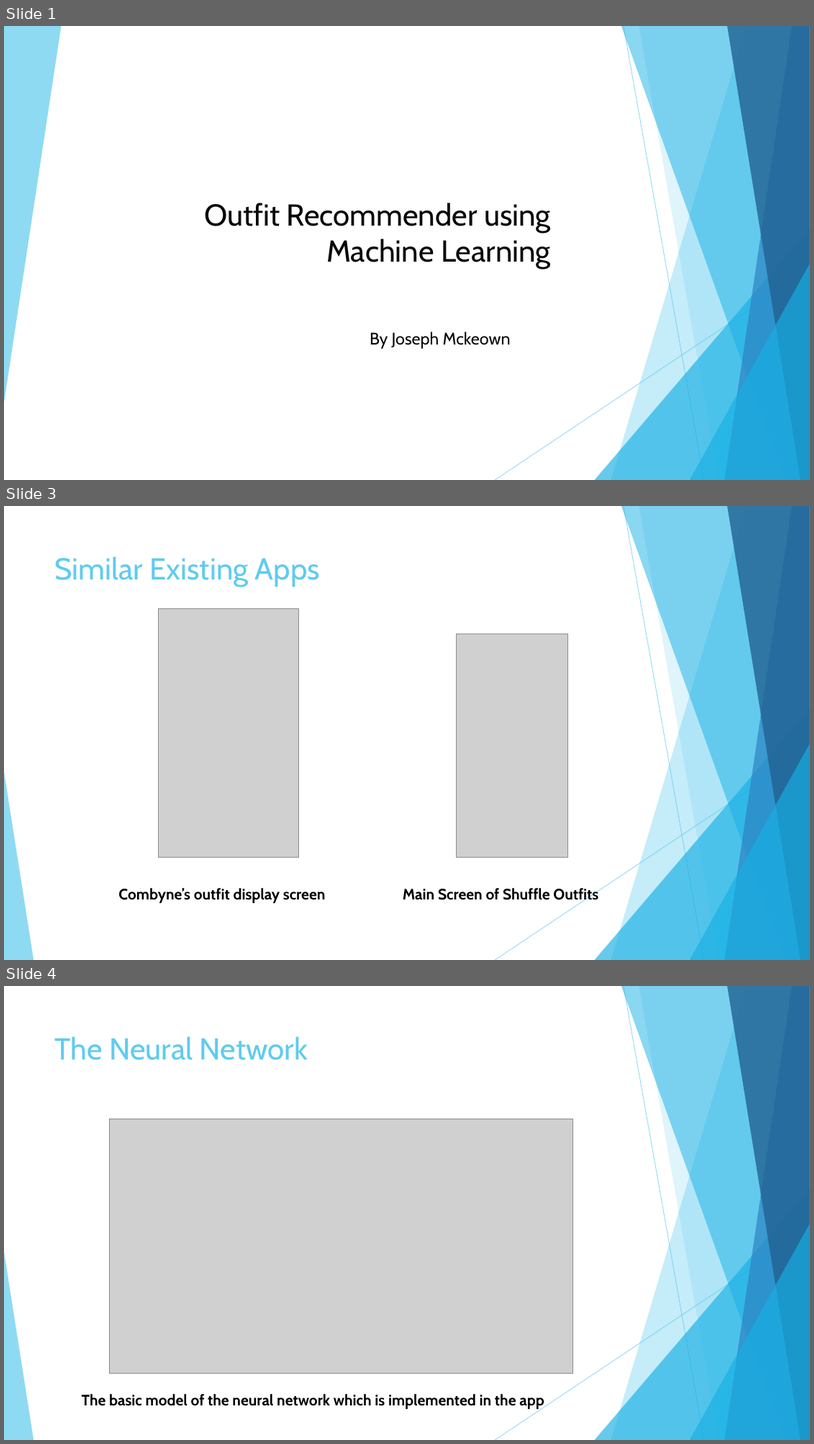
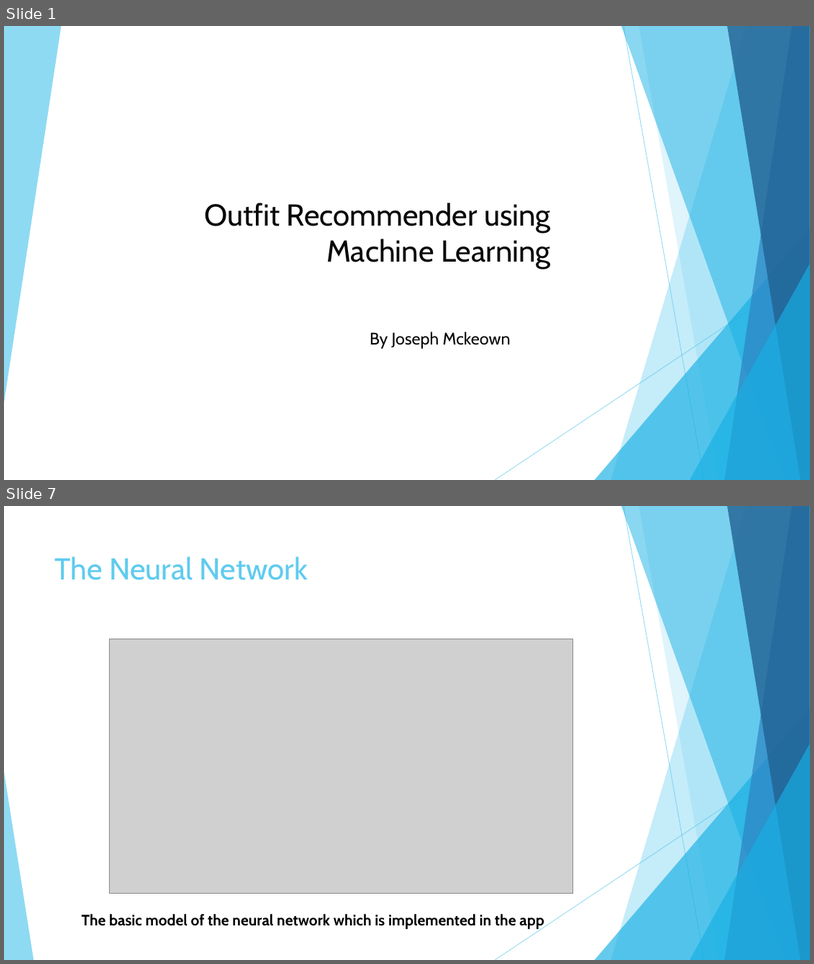
Before and after one commit to kmck712/FYP, a slide deck: porjectPosterThing.pptx. Shown one above the other, each under a label of ours: slides 1, 3 and 4 before the commit, slides 1 and 7 after it; the slides between them are not shown. The pictures are 814x1444 and 814x964 pixels, drawn with LibreOffice and Linux fonts; fonts in the diff are those of the drawing; grey boxes stand for pictures. Boxes give left, top, right and bottom in pixels: in the first picture for what was removed or moved away, otherwise in the second. Text is boxed around its words. In the diff, an @@ line names an element or a change of style, - is before the commit and + after.

```diff
--- a/porjectPosterThing.pptx
+++ b/porjectPosterThing.pptx
@@ slide 3 removed at [4,506,810,960], background #FFFFFF; not listed: 10 template elements that a slide beside it also shows @@
@@ title removed at [55,556,320,587] @@
-Similar Existing Apps
@@ picture removed at [159,608,299,857] @@
@@ picture removed at [456,633,568,857] @@
@@ text removed at [118,888,326,903] @@
-Combyne’s outfit display screen
@@ text removed at [403,888,599,903] @@
-Main Screen of Shuffle Outfits
@@ what was slide 4 is now slide 7 @@
```
Also in this commit, not shown: 2 slides changed, 10 slides added, 1 other slide removed, 17 other files.
